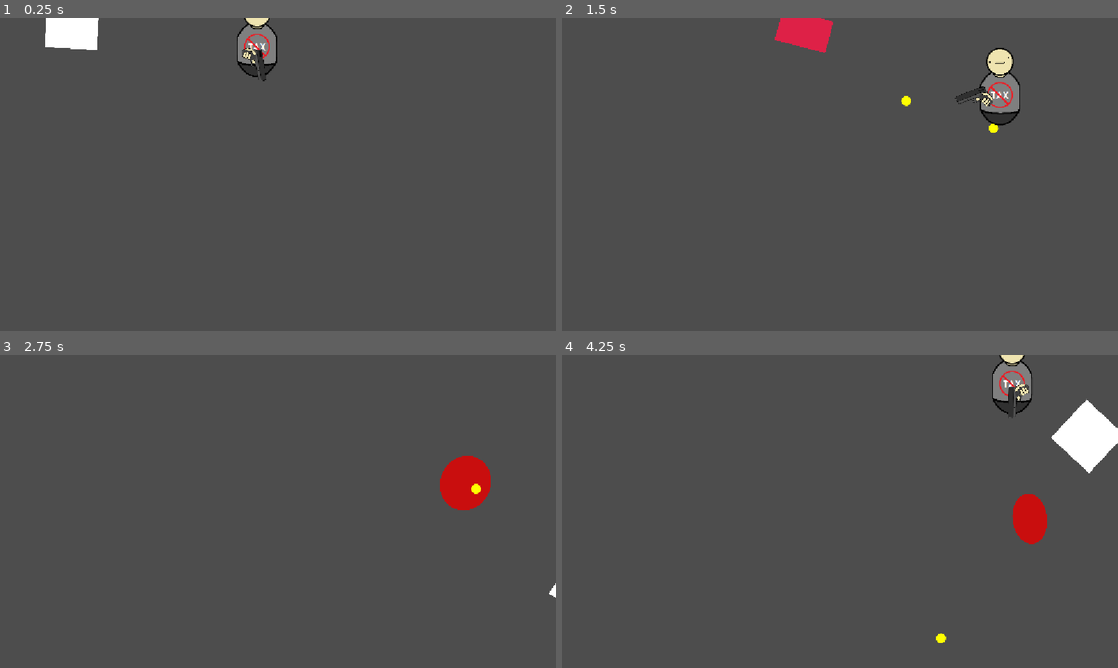
Above: before the commit, frames 1-4 (two rows, left to right).
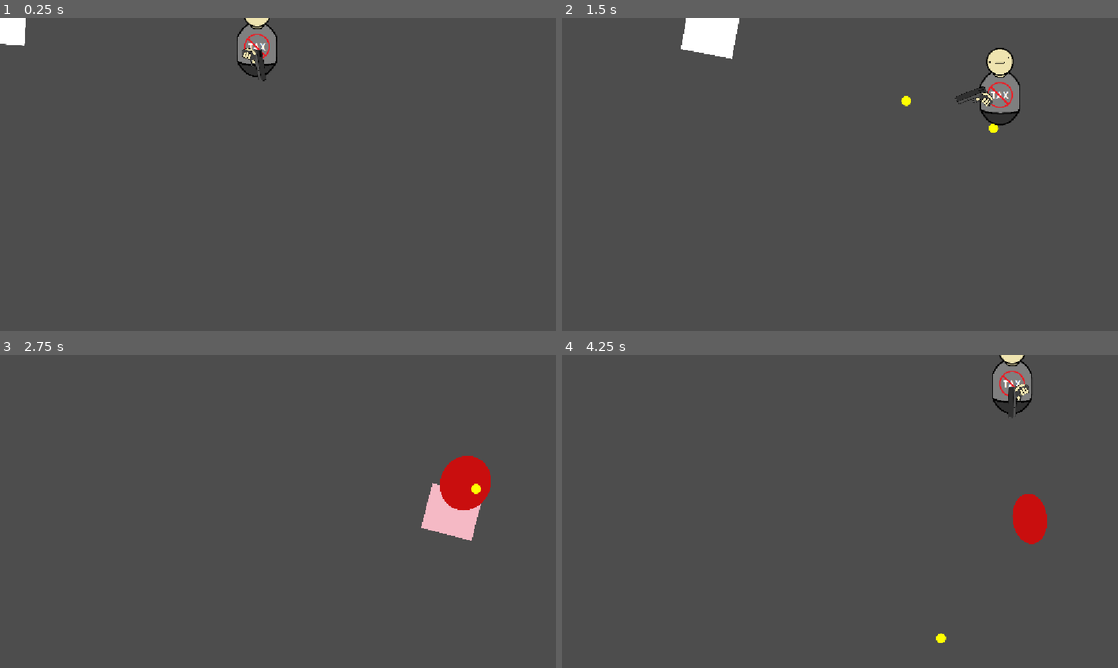
Above: after the commit, the same moments.

Repository: chiefpat450119/GMTK-2026
Game: Godot game, scene res://scenes/test/winter_test_scene.tscn
Two runs of this game, one before a commit and one after it. Both use one fixed random seed, a clock stepped at 60 frames per second and the inputs below. This scene is started directly instead of the project's main scene.
Inputs (mouse positions are in pixels of both pictures, inside the frame that each line leads up to):
- Up to frame 1 (0.25 s): no input
- Up to frame 2 (1.5 s): move the mouse to (962, 158) at 0.52 s; hold D (Right) 0.53-1.28 s; click (962, 158) at 0.6 s; move the mouse to (728, 190) at 1.27 s; hold S (Down) from 1.28 s (still down); click (728, 190) at 1.35 s
- Up to frame 3 (2.75 s): move the mouse to (333, 442) at 2.02 s; release S (Down) at 2.03 s; hold D (Right) from 2.03 s (still down); click (333, 442) at 2.1 s
- Up to frame 4 (4.25 s): move the mouse to (812, 574) at 2.77 s; release D (Right) at 2.78 s; hold W (Up) 2.78-3.53 s; click (812, 574) at 2.85 s; move the mouse to (1006, 558) at 3.52 s; hold A (Left) from 3.53 s (still down); click (1006, 558) at 3.6 s

The runs differ from the first frame. In frame 1, 1.3% of the frame differs, in the area x 0-18%, y 0-11%; in frame 2, 2.0%, in the area x 21-49%, y 0-14%; in frame 3, 1.0%; in frame 4, 1.5%.

Commit message:
Make bash enemy not move between attacks

Diff:
--- a/scenes/entities/enemies/bash_enemy.gd
+++ b/scenes/entities/enemies/bash_enemy.gd
@@ -35,6 +35,7 @@
 	charge_timer.tick(delta)
 	bash_timer.tick(delta)
 
+
 	look_at(get_player_pos())
 
 	if bash_timer.is_started():
@@ -44,6 +45,9 @@
 	var dir := get_to_player_vec()
 	if charge_timer.is_started():
 		_update_charge(dir)
+		return
+
+	if attack_cooldown.is_started() and not attack_cooldown.is_done():
 		return
 
 	if attack_cooldown.is_done() and dir.length() < attack_range:
